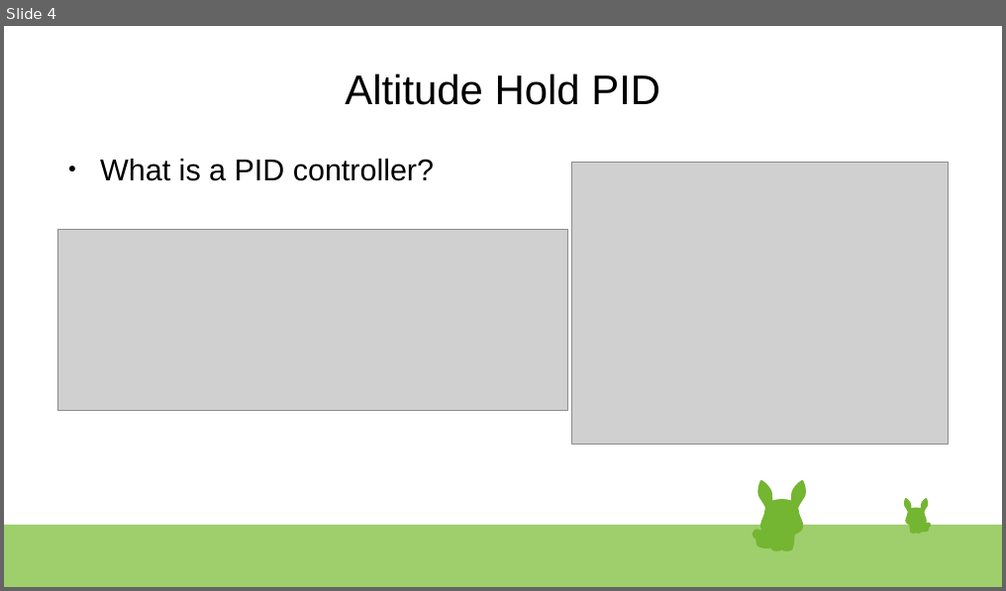
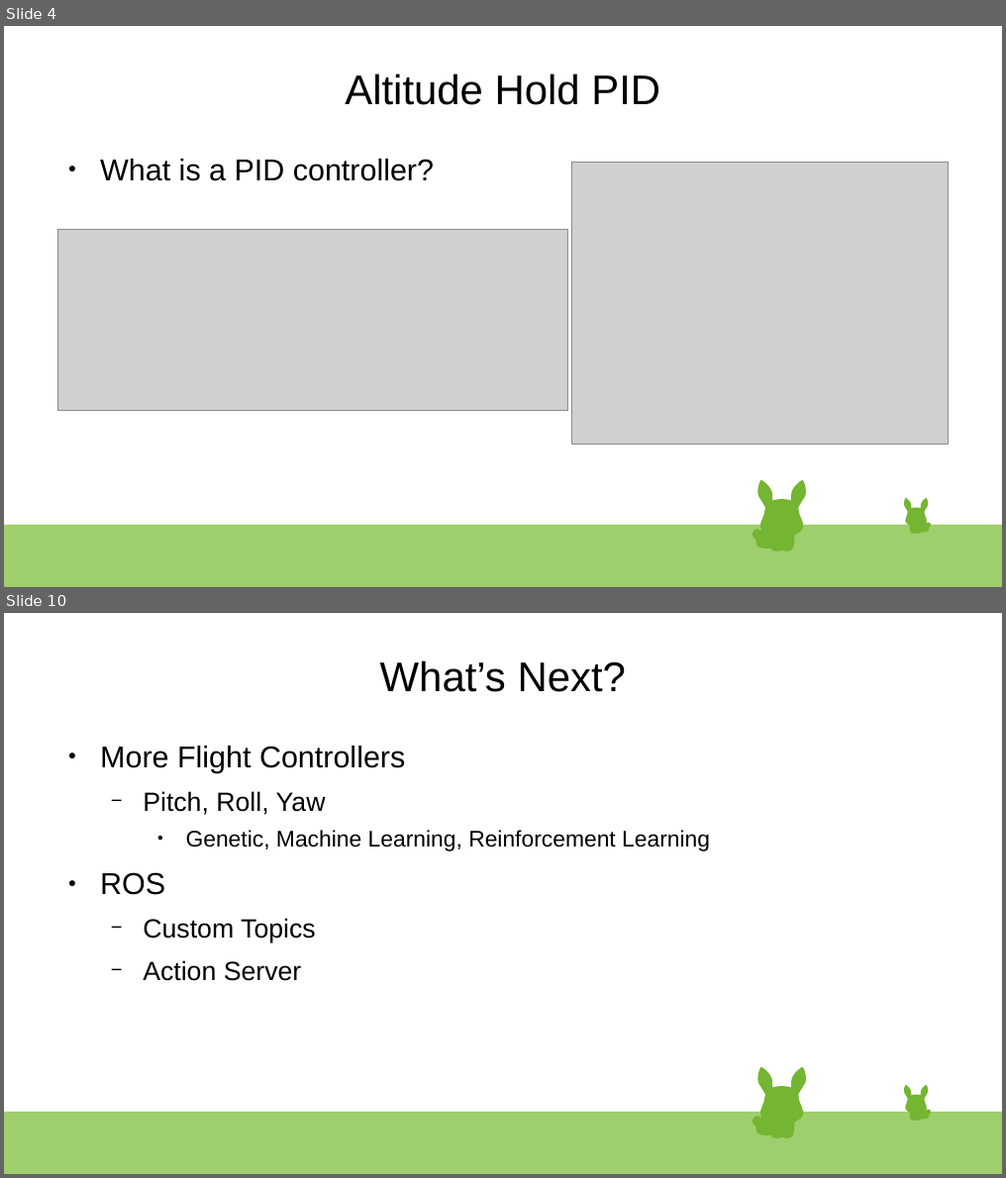
Before and after one commit to Trenton-Ruf/Intelligent_Robotics, a slide deck: reports/Fall/presentation/presentation.odp. Shown one above the other, each under a label of ours: slide 4 before the commit, slides 4 and 10 after it; the slides between them are not shown. The pictures are 1006x591 and 1006x1178 pixels, drawn with LibreOffice and Linux fonts; fonts in the diff are those of the drawing; grey boxes stand for pictures. Boxes give left, top, right and bottom in pixels: in the first picture for what was removed or moved away, otherwise in the second. Text is boxed around its words. In the diff, an @@ line names an element or a change of style, - is before the commit and + after.

```diff
--- a/reports/Fall/presentation/presentation.odp
+++ b/reports/Fall/presentation/presentation.odp
@@ slide 10 added at (4,613,1002,1174), background #FFFFFF; not listed: 47 template elements that a slide beside it also shows @@
@@ title added at (380,661,626,692), 33 pt, text #000000 @@
+What’s Next?
@@ text added at (100,746,710,981), 18 pt, text #000000 @@
+● More Flight Controllers
+  − Pitch, Roll, Yaw
+    ● Genetic, Machine Learning, Reinforcement Learning
+● ROS
+  − Custom Topics
+  − Action Server
```
Also in this commit, not shown: 1 slide changed, 5 other slides added, 1 slide removed, 1 other file.
